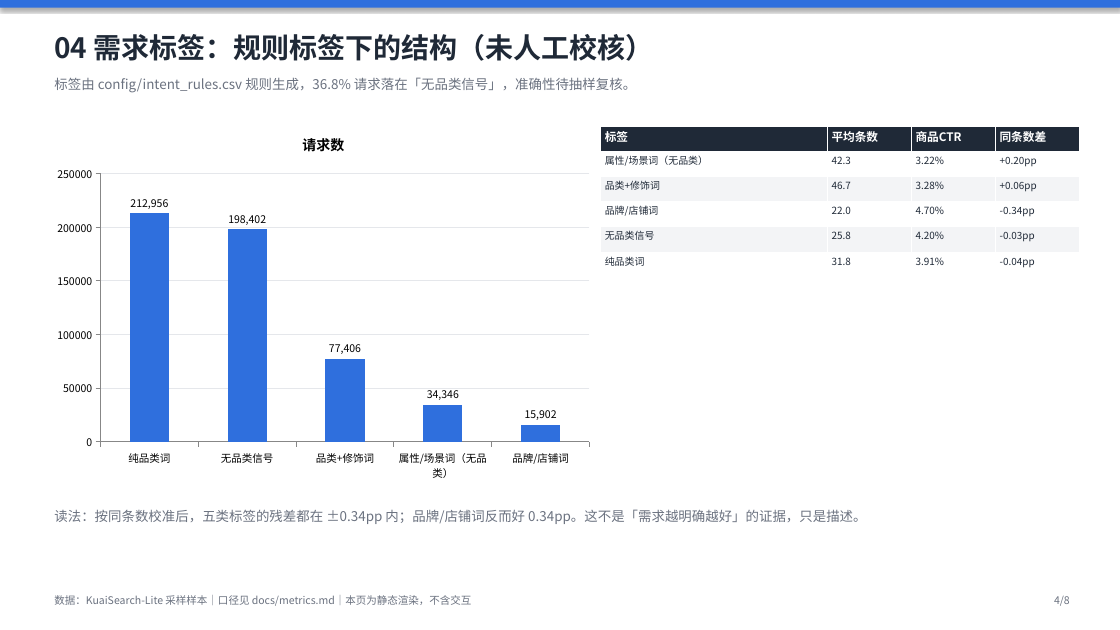
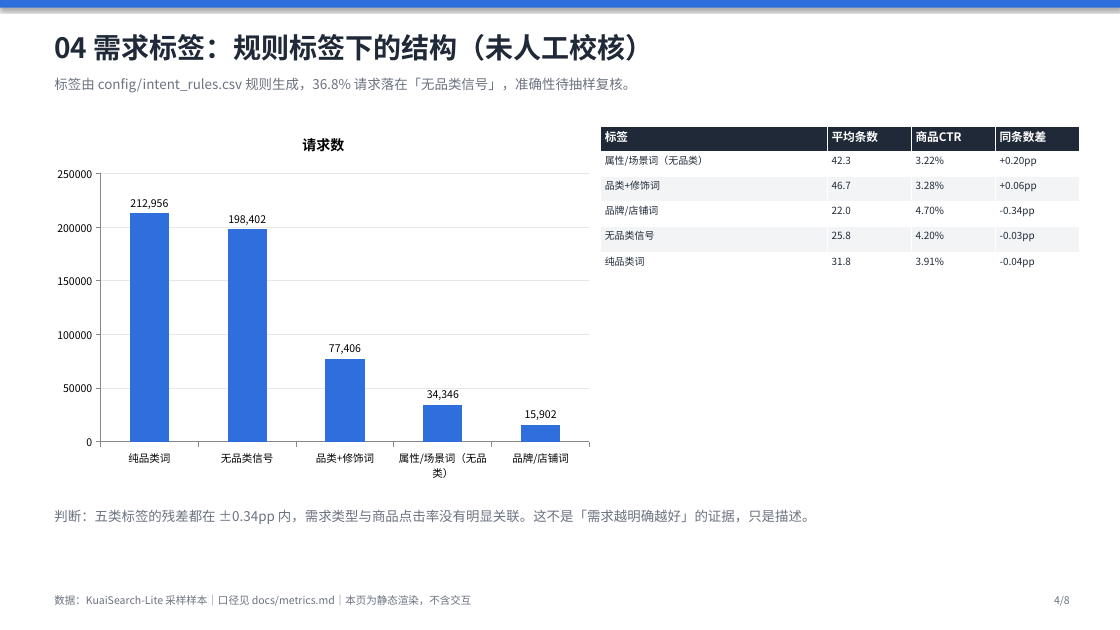
Before and after one commit to wsirui512-ops/kuaisearch-search-ops, a slide deck: slide 4 of dashboards/静态看板.pptx. Drawn at 1120x630 pixels with LibreOffice and Linux fonts; fonts in the diff are those of the drawing. Boxes give left, top, right and bottom in pixels: in the first picture for what was removed or moved away, otherwise in the second. Text is boxed around its words. In the diff, an @@ line names an element or a change of style, - is before the commit and + after.

```diff
--- a/dashboards/静态看板.pptx
+++ b/dashboards/静态看板.pptx
@@ text at [54, 509, 816, 524]: text changed @@
-读法：按同条数校准后，五类标签的残差都在 ±0.34pp 内；品牌/店铺词反而好 0.34pp。这不是「需求越明确越好」的证据，只是描述。
+判断：五类标签的残差都在 ±0.34pp 内，需求类型与商品点击率没有明显关联。这不是「需求越明确越好」的证据，只是描述。
```
Also in this commit, not shown: 3 other slides changed, 8 other files.
